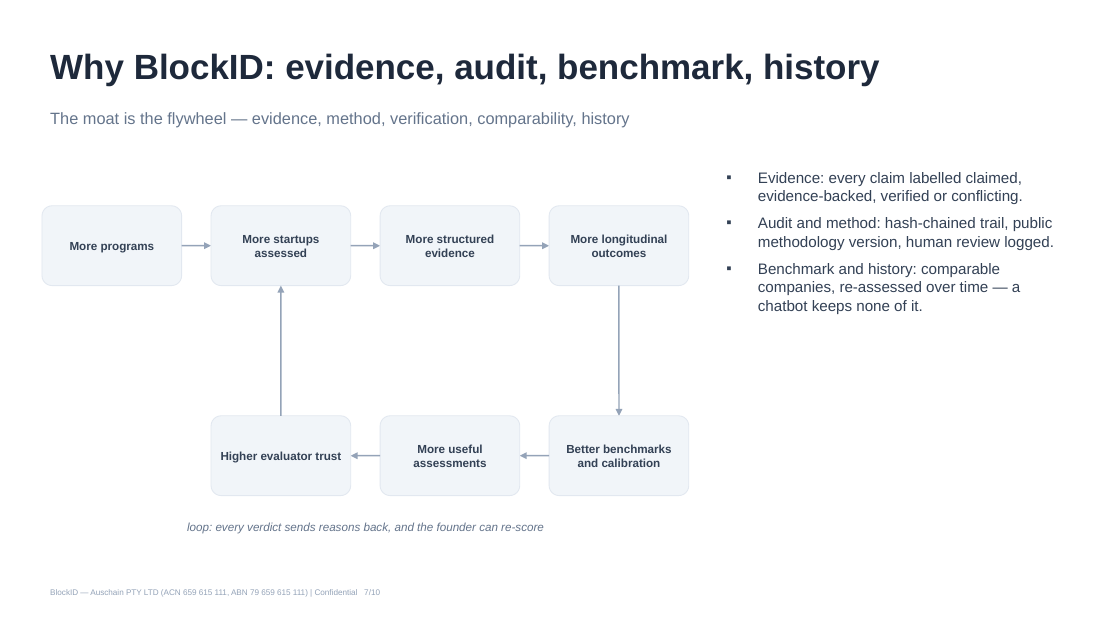
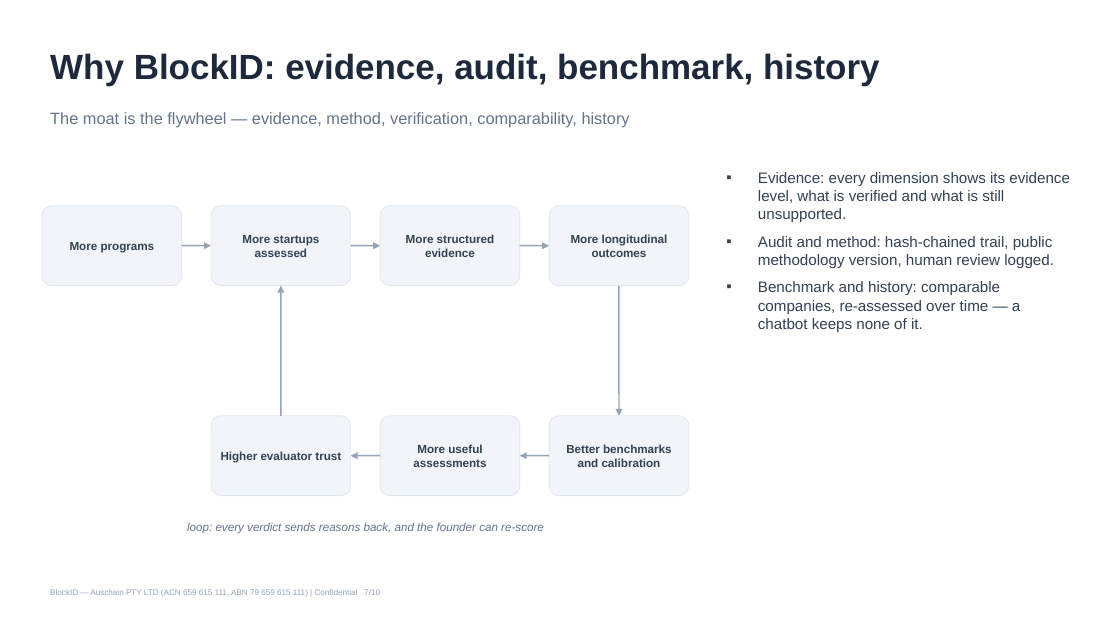
Before and after one commit to Blockid-au/blockid, a slide deck: slide 7 of web/public/pitch/BlockID-Pitch-Deck-2026-09.pptx. Drawn at 1120x630 pixels with LibreOffice and Linux fonts; fonts in the diff are those of the drawing. Boxes give left, top, right and bottom in pixels: in the first picture for what was removed or moved away, otherwise in the second. Text is boxed around its words. In the diff, an @@ line names an element or a change of style, - is before the commit and + after.

```diff
--- a/web/public/pitch/BlockID-Pitch-Deck-2026-09.pptx
+++ b/web/public/pitch/BlockID-Pitch-Deck-2026-09.pptx
@@ text at <box>758,172,1070,222</box>: text changed @@
-▪ Evidence: every claim labelled claimed, evidence-backed, verified or conflicting.
+▪ Evidence: every dimension shows its evidence level, what is verified and what is still unsupported.
```
Also in this commit, not shown: 22 other files.
